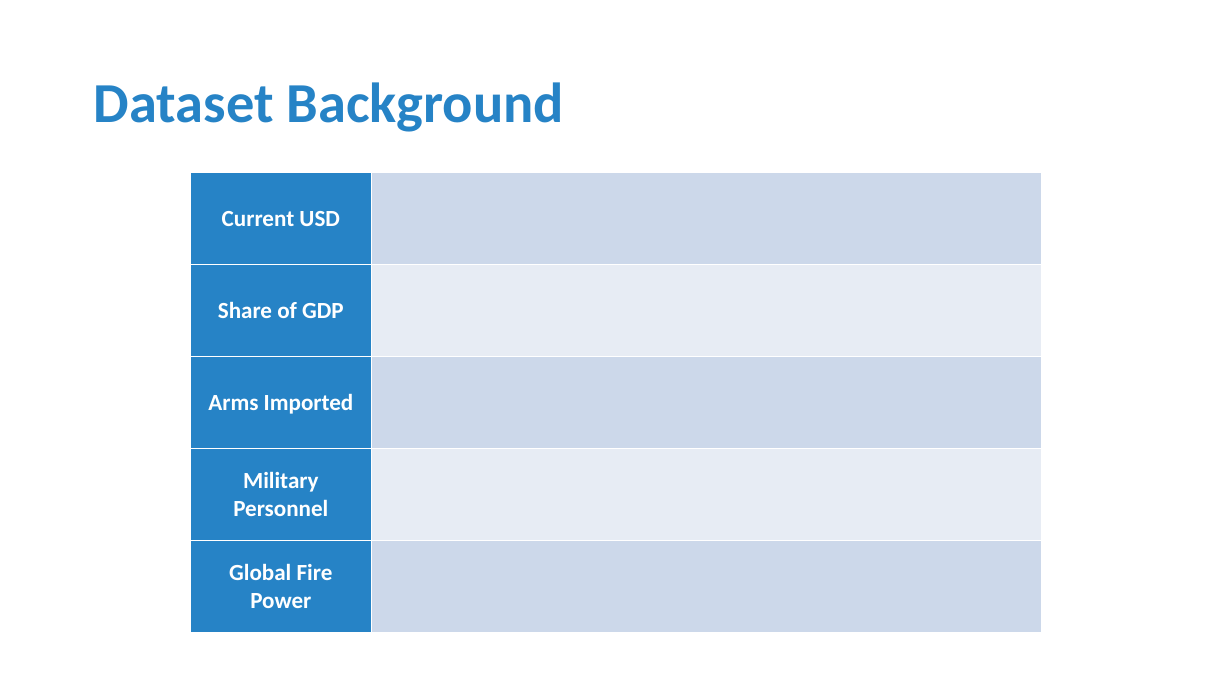
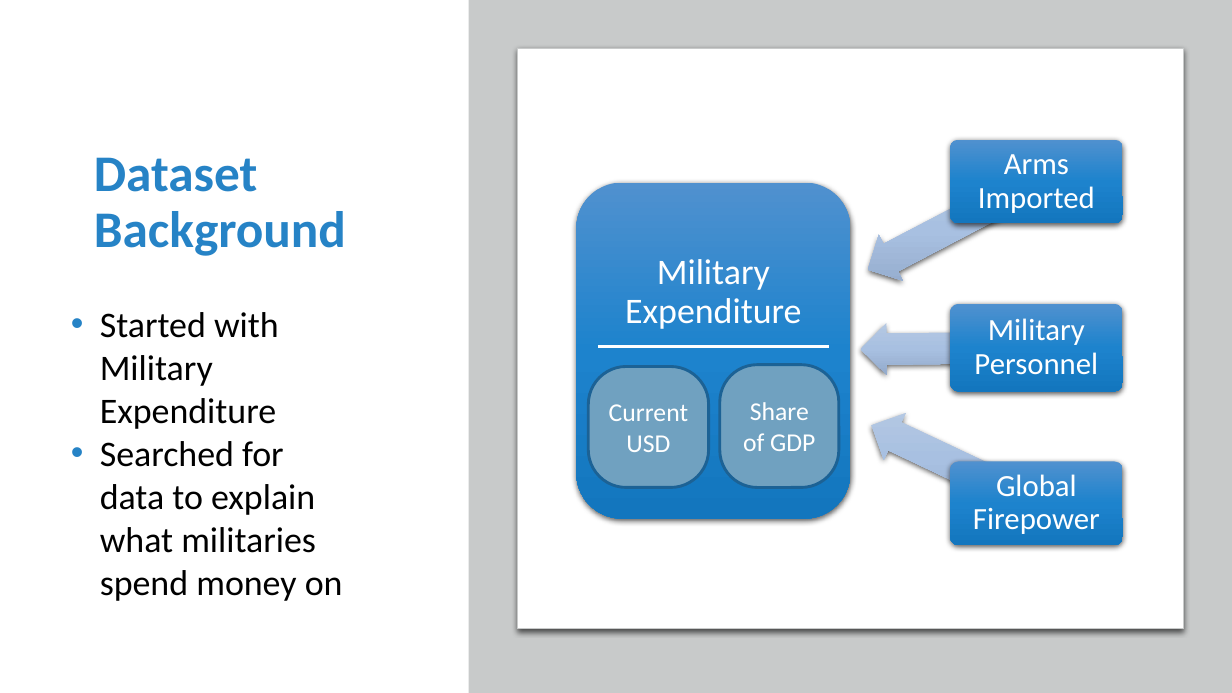
Before and after one commit to xazip/ds202_Final_Project, a slide deck: slide 2 of DS 202 Final Presentation.pptx (slide 3 before the commit). Drawn at 1232x693 pixels with LibreOffice and Linux fonts; fonts in the diff are those of the drawing. Boxes give left, top, right and bottom in pixels: in the first picture for what was removed or moved away, otherwise in the second. Text is boxed around its words. In the diff, an @@ line names an element or a change of style, - is before the commit and + after.

```diff
--- a/DS 202 Final Presentation.pptx
+++ b/DS 202 Final Presentation.pptx
@@ rectangle added at <box>469,0,1232,693</box>, fill #C8CACA @@
@@ rounded rectangle added at <box>518,49,1183,629</box>, fill #FFFFFF, outline #C8CACA 0.75 pt @@
@@ text "Dataset Background": place and size @@
-text "Dataset Background" at <box>94,82,564,132</box>
+text "Dataset Background" at <box>94,157,346,256</box>
@@ text "Dataset Background" at <box>94,157,346,256</box>: size 44 to 40 pt; vertical alignment middle to top @@
@@ table removed at <box>190,173,1042,633</box>, 5 rows, 2 columns @@
-Current USD | 
-Share of GDP | 
-Arms Imported | 
-Military Personnel | 
-Global Fire Power | 
@@ text added at <box>100,312,343,601</box>, 28 pt, text #000000 @@
+• Started with Military Expenditure
+• Searched for data to explain what militaries spend money on
@@ line added from (598, 347) to (829, 347), #FFFFFF 2.25 pt @@
@@ rounded rectangle added at <box>589,367,709,488</box>, fill #70A1C0, outline #1D6294 2.25 pt, 20 pt, text #FFFFFF @@
+Current USD
@@ rounded rectangle added at <box>720,365,839,488</box>, fill #70A1C0, outline #1D6294 2.25 pt, 20 pt, text #FFFFFF @@
+Share of GDP
@@ group added at <box>577,140,1123,545</box>: 4 rounded rectangles, 4 texts, 3 left arrows @@
+Military Expenditure
+Arms Imported
+Military Personnel
+Global Firepower
```
Also in this commit, not shown: 11 other slides changed, 3 slides added.
